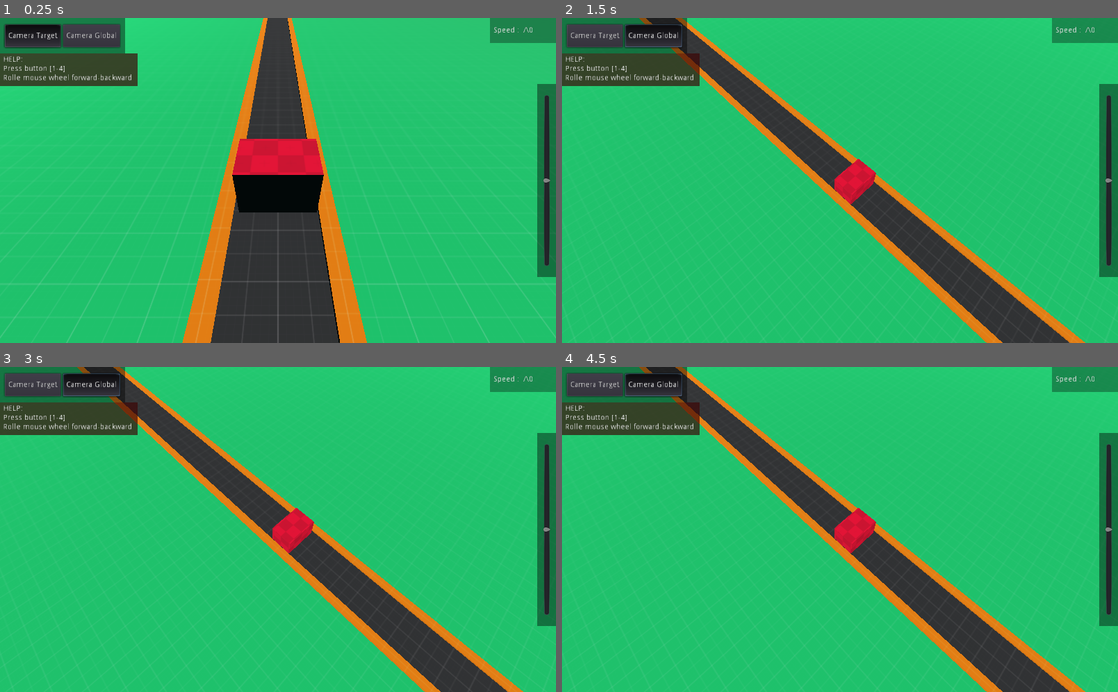
Above: before the commit, frames 1-4 (two rows, left to right).
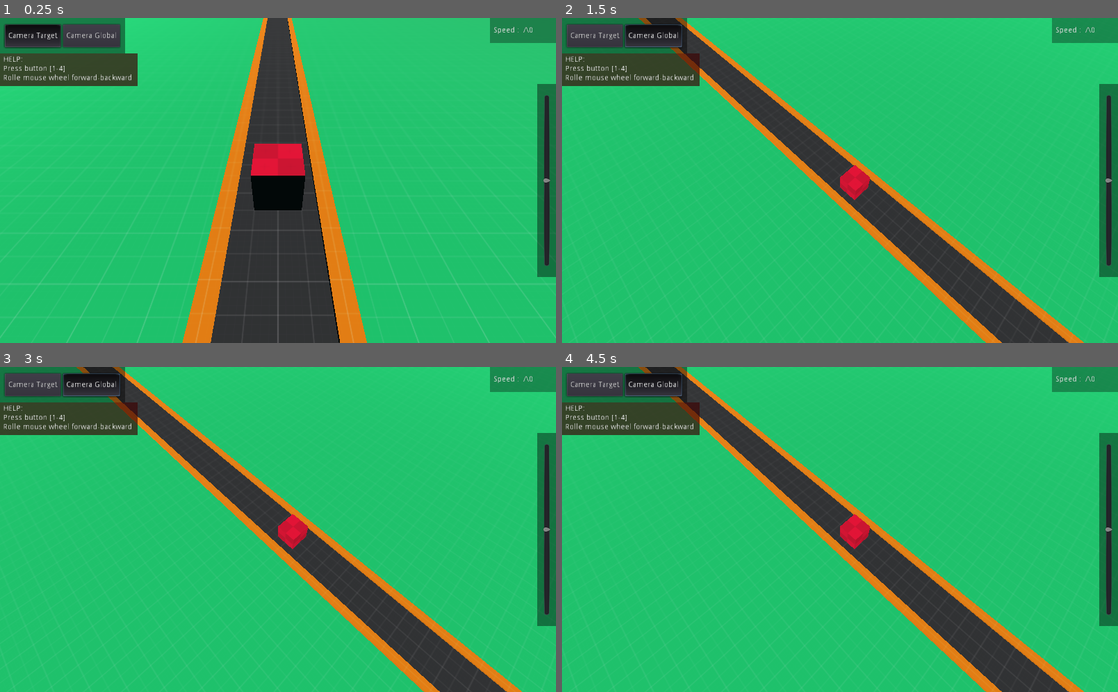
Above: after the commit, the same moments.

Repository: Valeryn4/_test_work_1
Game: Godot game, scene res://content/motion_scene/motion_scene.tscn
The game is run twice, just before and just after one commit, with the same random seed, the same clock (stepped at 60 frames per second) and the same inputs.
Inputs:
- Up to frame 1 (0.25 s): no input
- Up to frame 2 (1.5 s): click "Camera Target" at 0.5 s; click "Camera Global" at 1.25 s
- Up to frame 3 (3 s): click "Camera Target" at 2 s; click "Camera Global" at 2.75 s
- Up to frame 4 (4.5 s): click "Camera Target" at 3.5 s; click "Camera Global" at 4.25 s

The runs differ from the first frame. In frame 1, 1.6% of the frame differs, in the area x 41-59%, y 37-60%; in frame 2, 0.7%; in frame 3, 0.8%; in frame 4, 0.8%.

Commit message:
Motion camera

Diff:
--- a/content/controller/controller.gd
+++ b/content/controller/controller.gd
@@ -39,7 +39,6 @@
 
 
 func _input(event: InputEvent) -> void:
-#	print(event)
 	if event is InputEventMouseButton :
 		if event.is_pressed() :
 			if event.button_index == BUTTON_WHEEL_UP:
--- a/content/models/cube/cube.tscn
+++ b/content/models/cube/cube.tscn
@@ -3,7 +3,7 @@
 [ext_resource path="res://resources/prototype_textures/Red/texture_10.png" type="Texture" id=1]
 
 [sub_resource type="CubeMesh" id=1]
-size = Vector3( 1.627, 1.064, 1.128 )
+size = Vector3( 1, 1, 1 )
 
 [sub_resource type="SpatialMaterial" id=2]
 albedo_texture = ExtResource( 1 )
@@ -12,6 +12,6 @@
 [node name="Cube" type="Spatial"]
 
 [node name="MeshInstance" type="MeshInstance" parent="."]
-transform = Transform( 1, 0, 0, 0, 1, 0, 0, 0, 1, 0, 0.532528, 0 )
+transform = Transform( 1, 0, 0, 0, 1, 0, 0, 0, 1, 0, 0.484145, 0 )
 mesh = SubResource( 1 )
 material/0 = SubResource( 2 )
--- a/content/motion_scene/motion_scene.tscn
+++ b/content/motion_scene/motion_scene.tscn
@@ -6,6 +6,7 @@
 [ext_resource path="res://content/motion_scene/motion_scene.gd" type="Script" id=4]
 [ext_resource path="res://content/world/world.tscn" type="PackedScene" id=5]
 [ext_resource path="res://content/gui/gui.tscn" type="PackedScene" id=6]
+[ext_resource path="res://content/motion_scene/move_to_target.gd" type="Script" id=7]
 
 [sub_resource type="Environment" id=2]
 background_mode = 1
@@ -49,7 +50,13 @@
 transform = Transform( 1, 2.98023e-08, -1.49012e-08, -2.98023e-08, 1, 0, 1.49012e-08, 0, 1, -7.51168e-08, 1.78814e-07, 4.69904 )
 current = true
 
-[node name="CameraGlobal" type="Camera" parent="."]
+[node name="MoveToTarget" type="Spatial" parent="."]
+script = ExtResource( 7 )
+target_distance = 50.0
+target_path = NodePath("../MovableObject")
+speed = 60.0
+
+[node name="CameraGlobal" type="Camera" parent="MoveToTarget"]
 unique_name_in_owner = true
 transform = Transform( 0.710087, 0.614535, -0.343691, 0, 0.488119, 0.872777, 0.704114, -0.619748, 0.346607, -4.31953, 10.3974, 3.34971 )
 
--- /dev/null
+++ b/content/motion_scene/move_to_target.gd
@@ -0,0 +1,15 @@
+extends Spatial
+
+export(float) var target_distance := 20.0
+export(NodePath) var target_path := NodePath()
+export(float) var speed := 100.0
+
+func _physics_process(delta: float) -> void:
+	var target := get_node_or_null(target_path) as Spatial
+	if target :
+		var distance := target.global_transform.origin.distance_to(global_transform.origin)
+		if distance > 0.0 :
+			var sp := speed * delta * (distance / target_distance)
+			global_transform.origin = global_transform.origin.move_toward(
+				target.global_transform.origin, sp
+			)
Not shown: 1 places in content/motion_scene/motion_scene.tscn that only renumber resources
